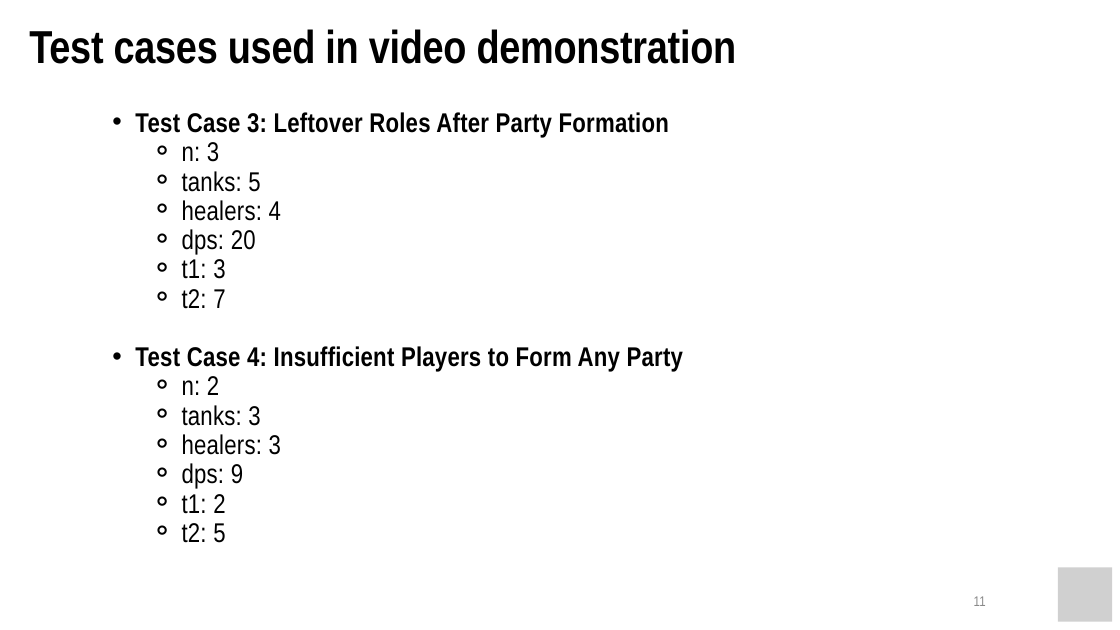
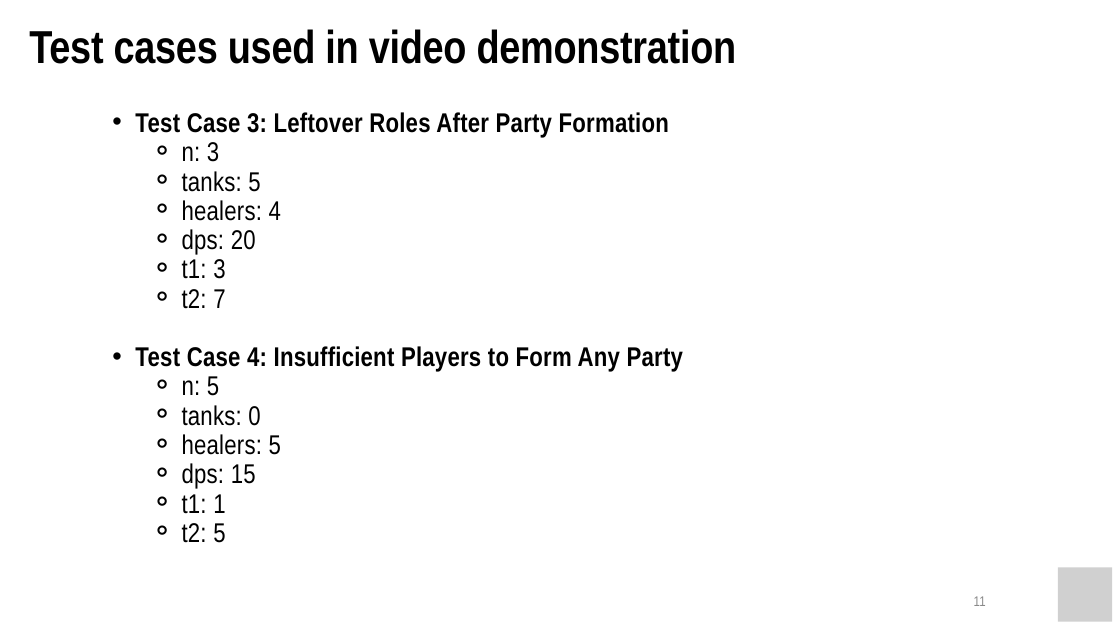
Before and after one commit to IceExconde/Looking-for-Group-Synchronization, a slide deck: slide 11 of STDISCM-Looking for Group Synchronization-Exconde-S14.pptx.pptx. Drawn at 1120x630 pixels with LibreOffice and Linux fonts; fonts in the diff are those of the drawing; grey boxes stand for pictures. Boxes give left, top, right and bottom in pixels: in the first picture for what was removed or moved away, otherwise in the second. Text is boxed around its words. In the diff, an @@ line names an element or a change of style, - is before the commit and + after.

```diff
--- a/STDISCM-Looking for Group Synchronization-Exconde-S14.pptx.pptx
+++ b/STDISCM-Looking for Group Synchronization-Exconde-S14.pptx.pptx
@@ text at (182, 376, 281, 514): text changed @@
-    ⚬ n: 2
-    ⚬ tanks: 3
-    ⚬ healers: 3
-    ⚬ dps: 9
-    ⚬ t1: 2
+    ⚬ n: 5
+    ⚬ tanks: 0
+    ⚬ healers: 5
+    ⚬ dps: 15
+    ⚬ t1: 1
```
Also in this commit, not shown: 1 other slide changed, 2 other files.
